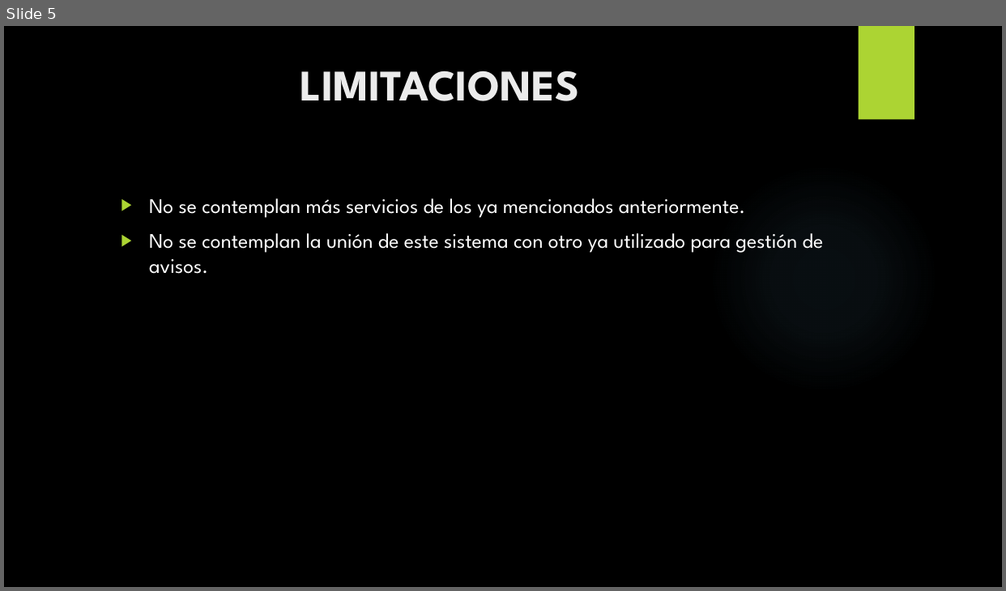
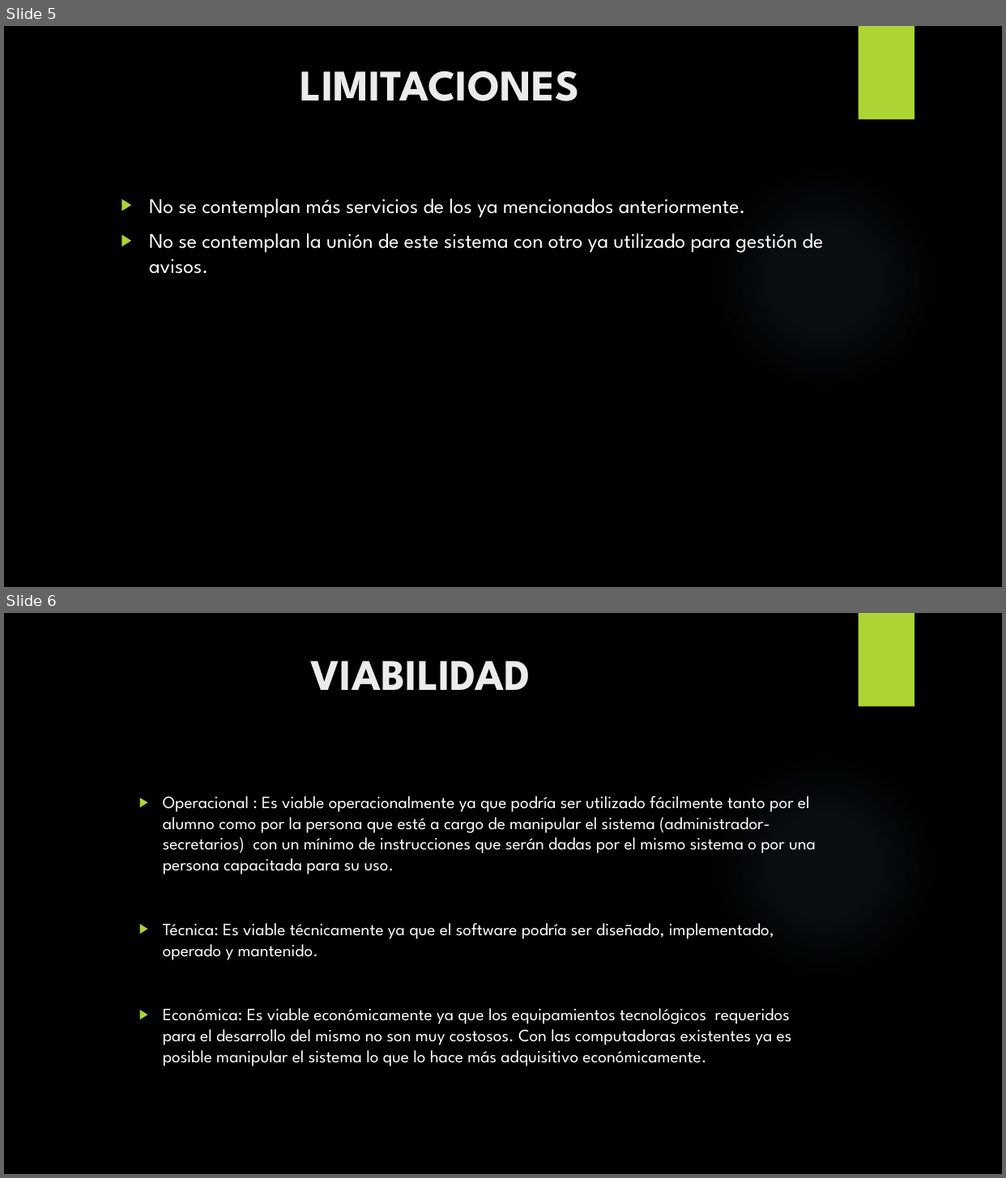
Before and after one commit to areco93/F5Facat, a slide deck: Documentos/F5 Facat(Final).pptx. Shown one above the other, each under a label of ours: slide 5 before the commit, slides 5 and 6 after it. The pictures are 1006x591 and 1006x1178 pixels, drawn with LibreOffice and Linux fonts; fonts in the diff are those of the drawing; background and template pictures are left out. Boxes give left, top, right and bottom in pixels: in the first picture for what was removed or moved away, otherwise in the second. Text is boxed around its words. In the diff, an @@ line names an element or a change of style, - is before the commit and + after.

```diff
--- a/Documentos/F5 Facat(Final).pptx
+++ b/Documentos/F5 Facat(Final).pptx
@@ slide 6 added at bbox=[4, 613, 1002, 1174], background picture (left out); not listed: 2 template elements that a slide beside it also shows @@
@@ title added at bbox=[310, 661, 530, 690], 42 pt, text #EBEBEB, bold @@
+VIABILIDAD
@@ text added at bbox=[163, 796, 816, 1067], 16.6 pt, text #FFFFFF @@
+  ▶ Operacional : Es viable operacionalmente ya que podría ser utilizado fácilmente tanto por el alumno como por la persona que esté a cargo de manipular el sistema (administrador-secretarios) con un mínimo de instrucciones que serán dadas por el mismo sistema o por una persona capacitada para su uso.
+  ▶ Técnica: Es viable técnicamente ya que el software podría ser diseñado, implementado, operado y mantenido.
+  ▶ Económica: Es viable económicamente ya que los equipamientos tecnológicos requeridos para el desarrollo del mismo no son muy costosos. Con las computadoras existentes ya es posible manipular el sistema lo que lo hace más adquisitivo económicamente.
```
Also in this commit, not shown: 14 other slides added, 1 slide removed, 52 other files.
